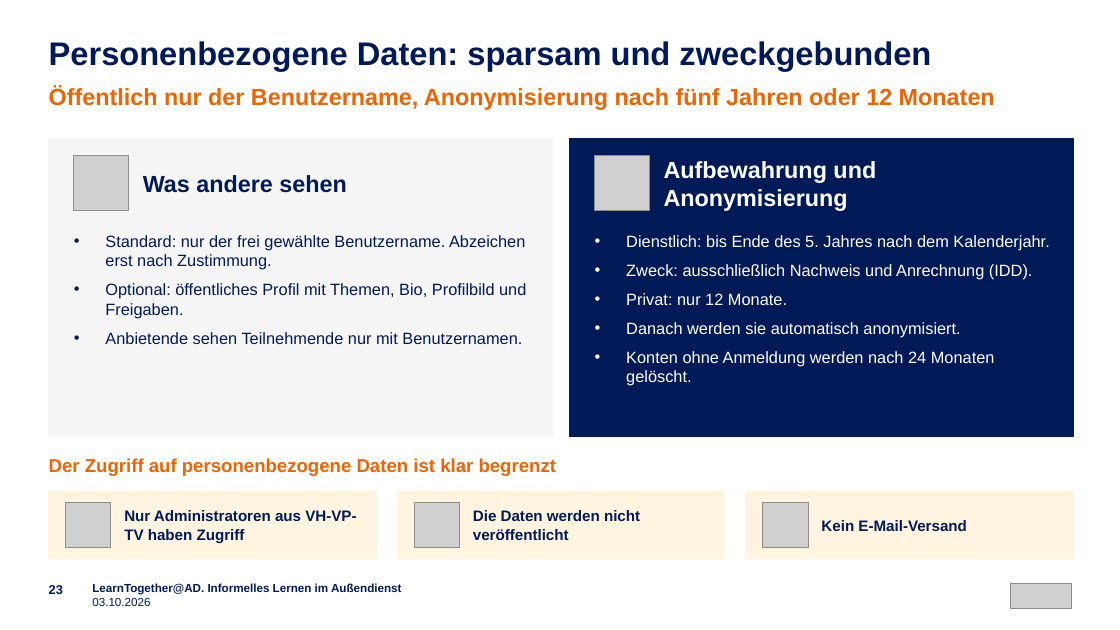
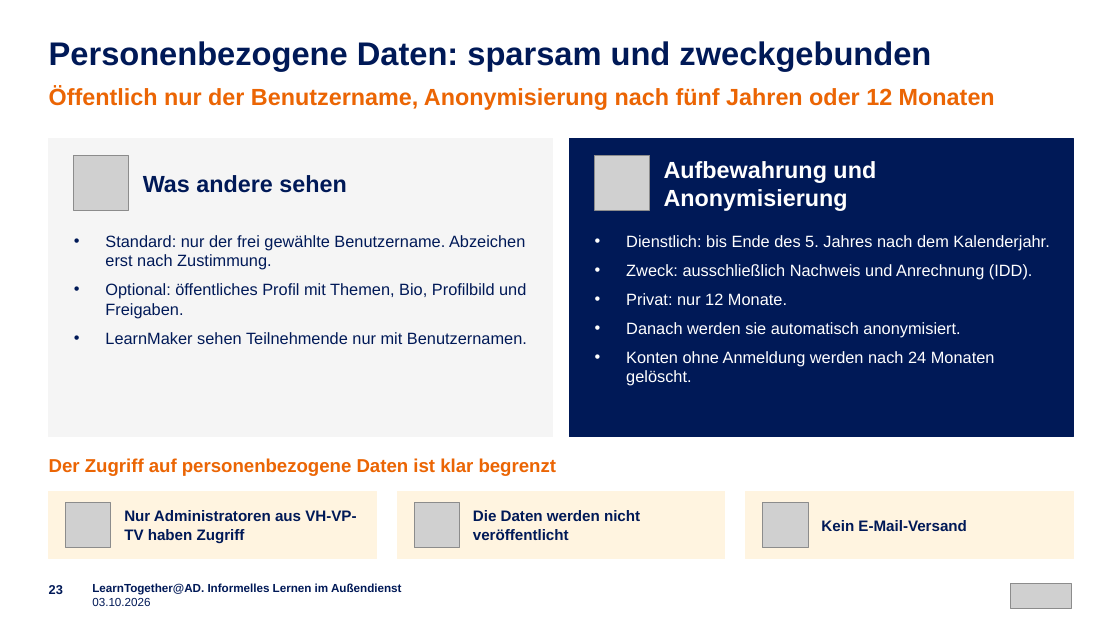
Before and after one commit to emplush/ruv_learntogether, a slide deck: slide 23 of docs/LearnTogether-AD_Praesentation.pptx. Drawn at 1120x630 pixels with LibreOffice and Linux fonts; fonts in the diff are those of the drawing; grey boxes stand for pictures. Boxes give left, top, right and bottom in pixels: in the first picture for what was removed or moved away, otherwise in the second. Text is boxed around its words. In the diff, an @@ line names an element or a change of style, - is before the commit and + after.

```diff
--- a/docs/LearnTogether-AD_Praesentation.pptx
+++ b/docs/LearnTogether-AD_Praesentation.pptx
@@ text at (105,332,527,344): text changed @@
-• Anbietende sehen Teilnehmende nur mit Benutzernamen.
+• LearnMaker sehen Teilnehmende nur mit Benutzernamen.
```
Also in this commit, not shown: 10 other slides changed, 35 other files.
